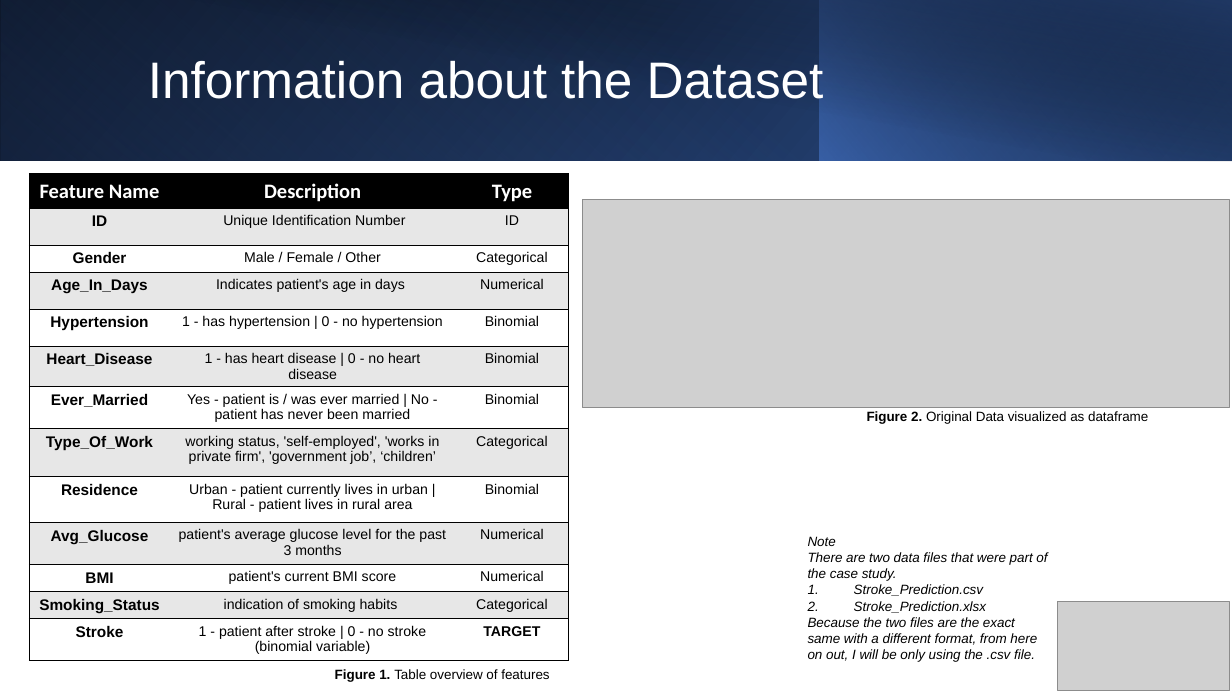
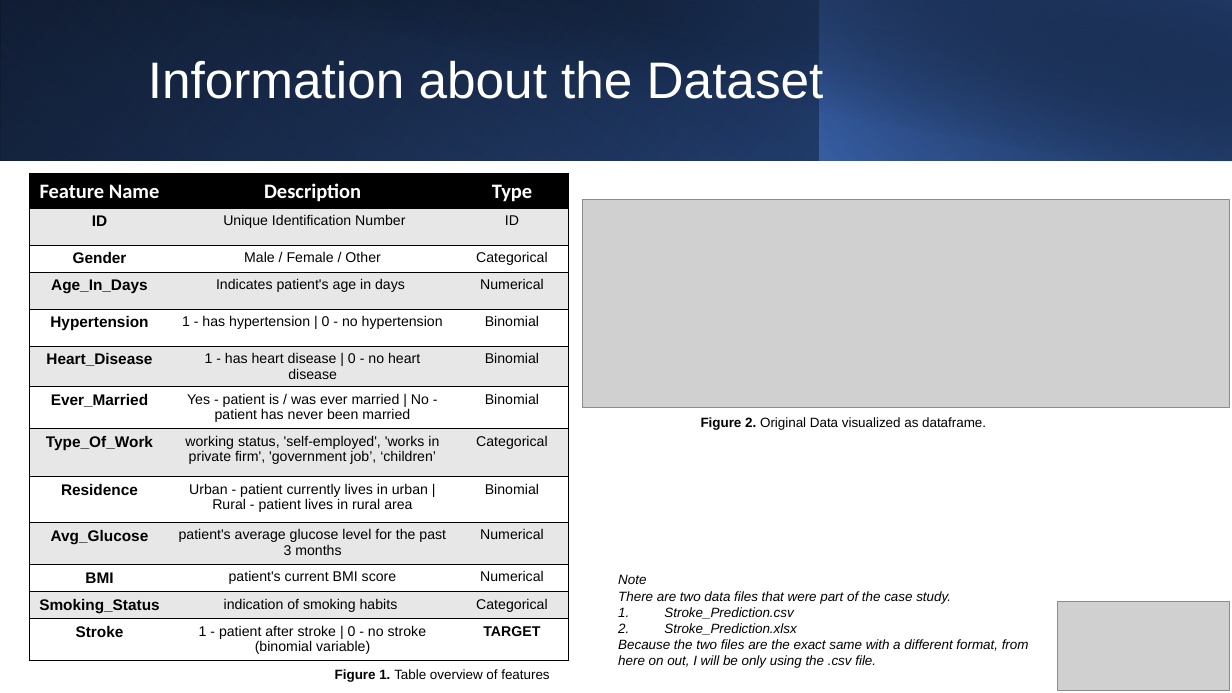
Before and after one commit to johnnys7n/Data-Scientist-Case-Study, a slide deck: slide 6 of JS-case-study-presentation.pptx. Drawn at 1232x693 pixels with LibreOffice and Linux fonts; fonts in the diff are those of the drawing; grey boxes stand for pictures. Boxes give left, top, right and bottom in pixels: in the first picture for what was removed or moved away, otherwise in the second. Text is boxed around its words. In the diff, an @@ line names an element or a change of style, - is before the commit and + after.

```diff
--- a/JS-case-study-presentation.pptx
+++ b/JS-case-study-presentation.pptx
@@ text at (x1=701, y1=417, x2=986, y2=430): text changed @@
-Figure 2. Original Data visualized as dataframe
+Figure 2. Original Data visualized as dataframe.
@@ text "Note" rewrapped from (x1=808, y1=536, x2=1047, y2=662) to (x1=618, y1=574, x2=1029, y2=668) @@
```
Also in this commit, not shown: 17 other slides changed, 1 other file.
